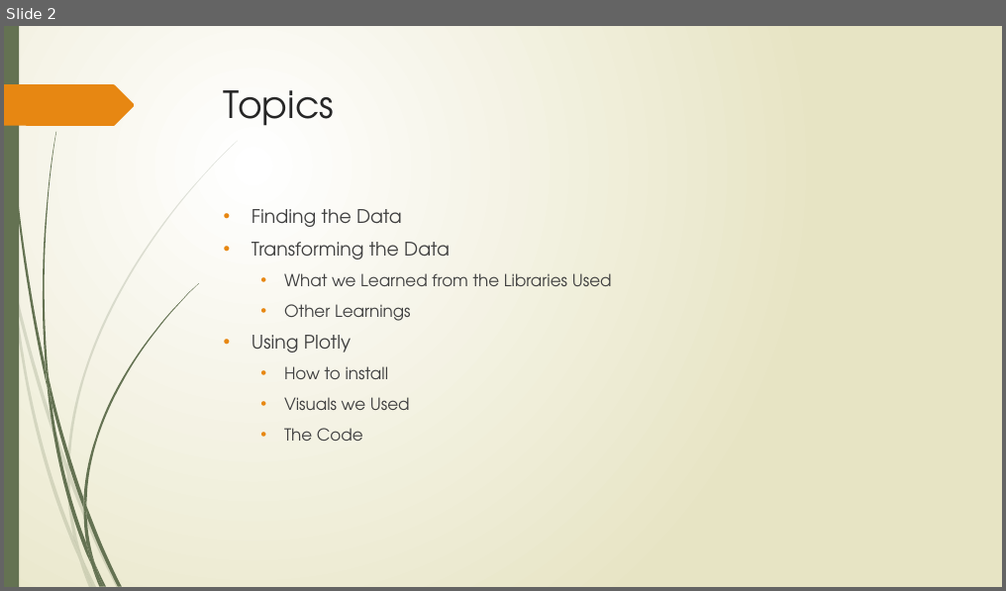
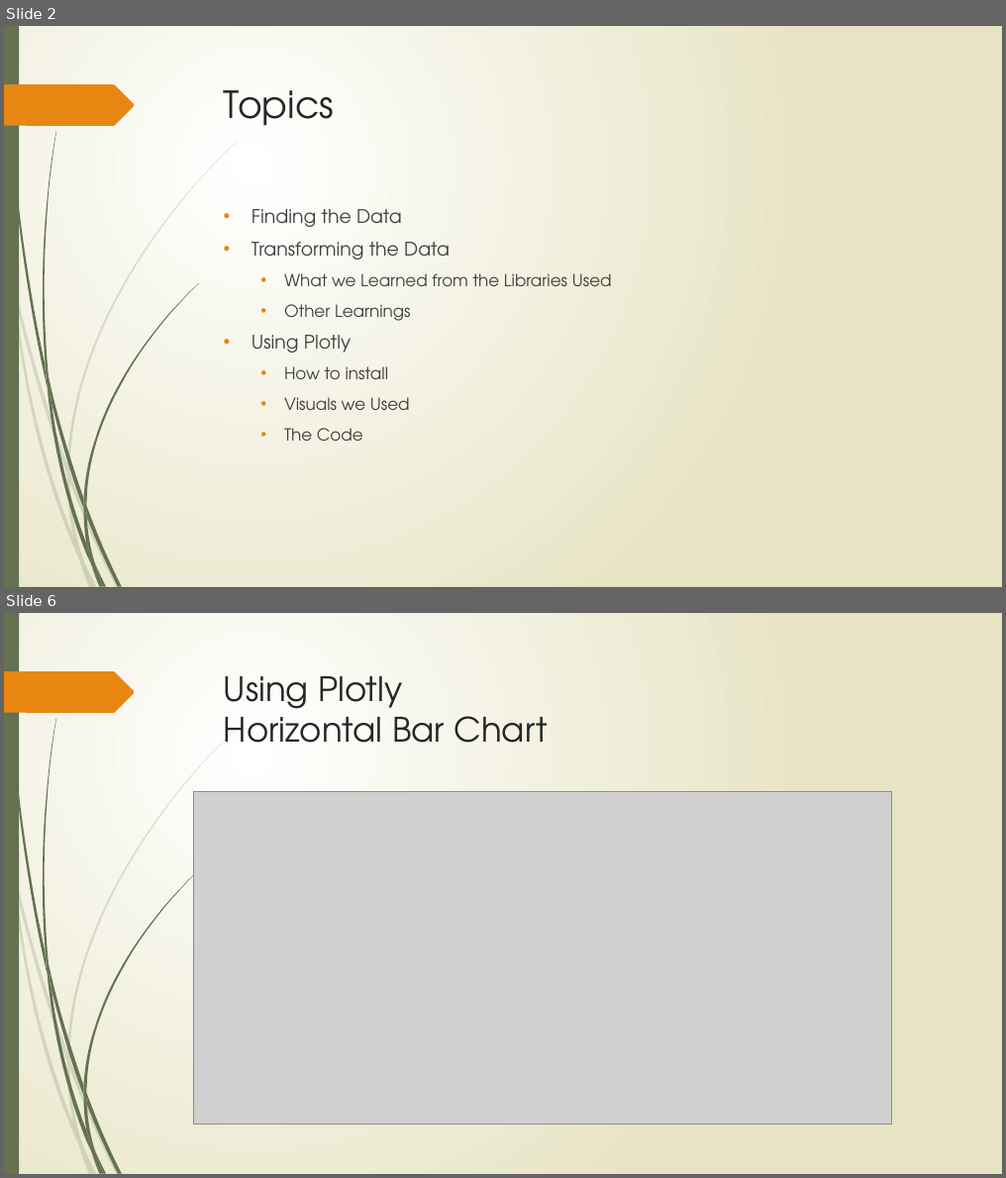
Before and after one commit to smartin25/pythonProject, a slide deck: Election Data Study.pptx. Shown one above the other, each under a label of ours: slide 2 before the commit, slides 2 and 6 after it; the slides between them are not shown. The pictures are 1006x591 and 1006x1178 pixels, drawn with LibreOffice and Linux fonts; fonts in the diff are those of the drawing; grey boxes stand for pictures. Boxes give left, top, right and bottom in pixels: in the first picture for what was removed or moved away, otherwise in the second. Text is boxed around its words. In the diff, an @@ line names an element or a change of style, - is before the commit and + after.

```diff
--- a/Election Data Study.pptx
+++ b/Election Data Study.pptx
@@ slide 6 added at (x1=4, y1=613, x2=1002, y2=1174), background gradient #FFFFFF to #E8E6C4; not listed: 24 template elements that a slide beside it also shows @@
@@ title added at (x1=224, y1=676, x2=547, y2=743), 32.4 pt, text #262626 @@
+Using Plotly
+Horizontal Bar Chart
@@ picture added at (x1=193, y1=792, x2=892, y2=1125) @@
```
Also in this commit, not shown: 5 slides changed, 1 other slide added.
